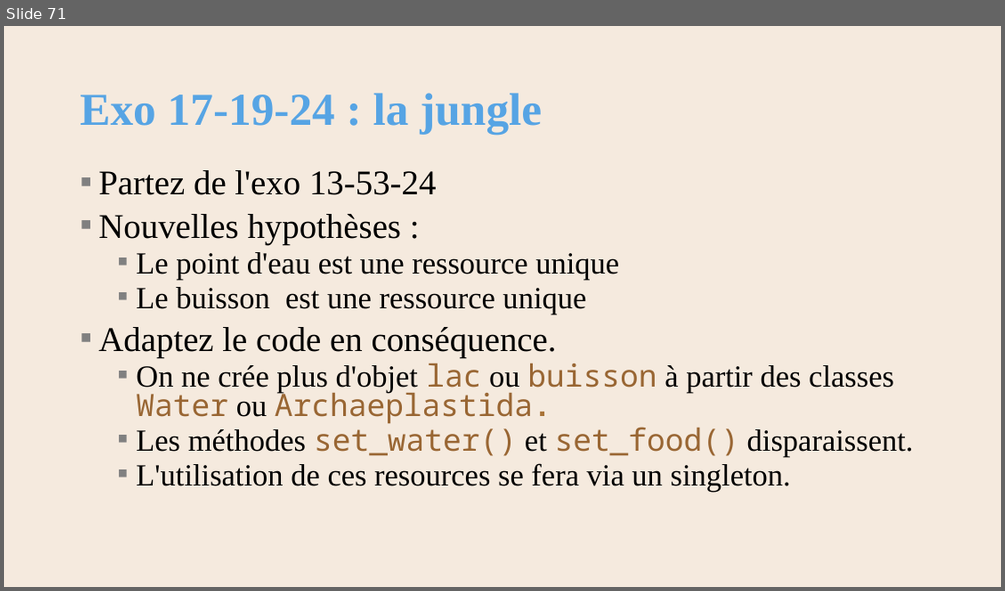
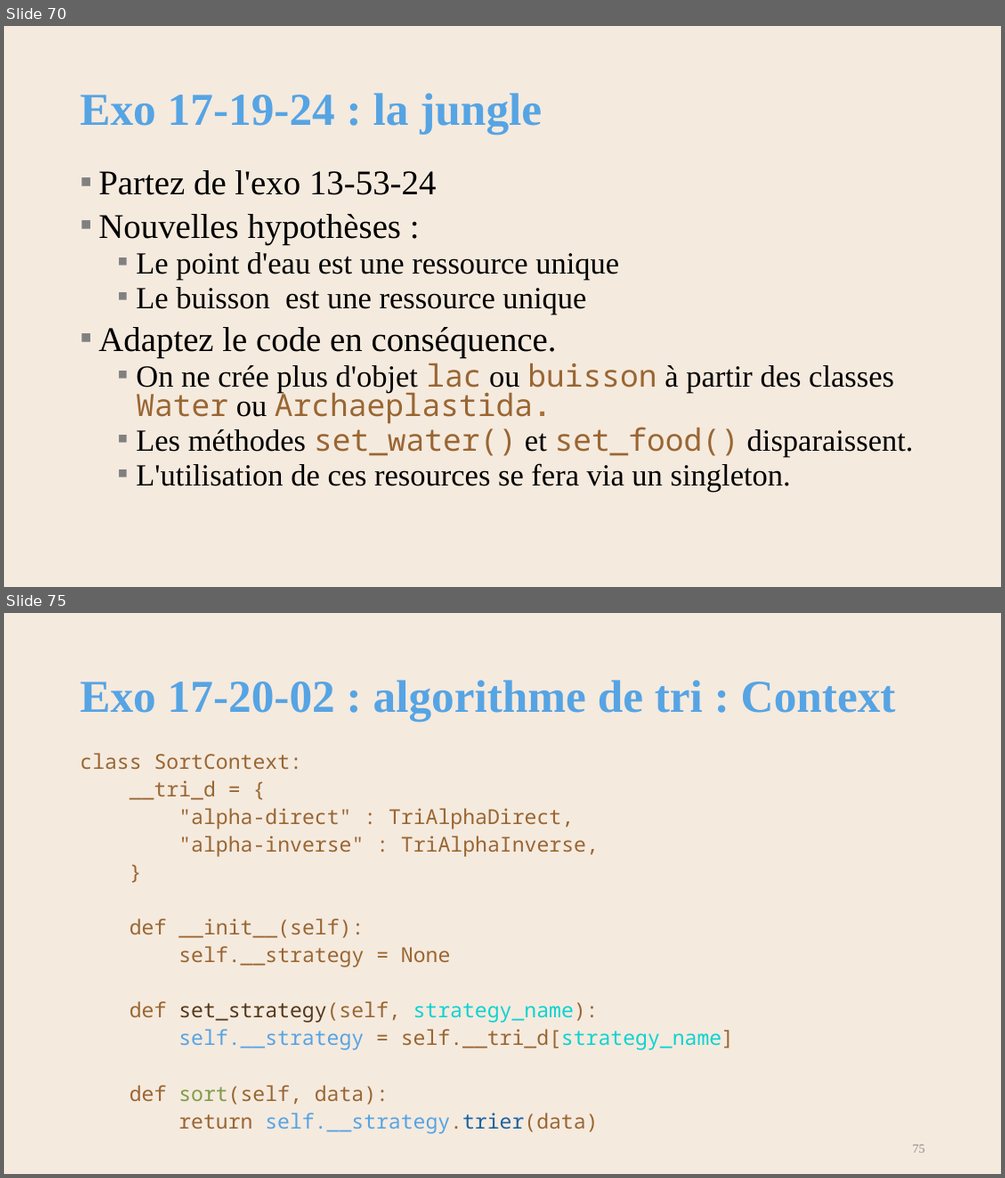
Before and after one commit to AlainWafflard/4IPO3, a slide deck: 17-POO-design-pattern/syllabus_17.pptx. Shown one above the other, each under a label of ours: slide 71 before the commit, slides 70 and 75 after it; the slides between them are not shown. The pictures are 1005x591 and 1005x1178 pixels, drawn with LibreOffice and Linux fonts; fonts in the diff are those of the drawing; background and template pictures are left out. Boxes give left, top, right and bottom in pixels: in the first picture for what was removed or moved away, otherwise in the second. Text is boxed around its words. In the diff, an @@ line names an element or a change of style, - is before the commit and + after.

Commit message:
design pattern : update Iterator ; add Strategy

```diff
--- a/17-POO-design-pattern/syllabus_17.pptx
+++ b/17-POO-design-pattern/syllabus_17.pptx
@@ slide 75 added at (4,613,1001,1174), background #F5EADE @@
@@ title added at (80,680,896,721), 44 pt, text #56A4E4, bold @@
+Exo 17-20-02 : algorithme de tri : Context
@@ text added at (80,753,734,1133), 19.8 pt, text #996633 @@
+class SortContext:
+__tri_d = {
+"alpha-direct" : TriAlphaDirect,
+"alpha-inverse" : TriAlphaInverse,
+}
+def __init__(self):
+self.__strategy = None
+def set_strategy(self, strategy_name):
+self.__strategy = self.__tri_d[strategy_name]
+def sort(self, data):
+return self.__strategy.trier(data)
@@ page number added at (913,1144,925,1152), 12 pt, text #8C8C8C @@
+75
@@ what was slide 71 is now slide 70 @@
```
Also in this commit, not shown: 4 slides changed, 5 other slides added, 1 slide removed, 3 other files.
